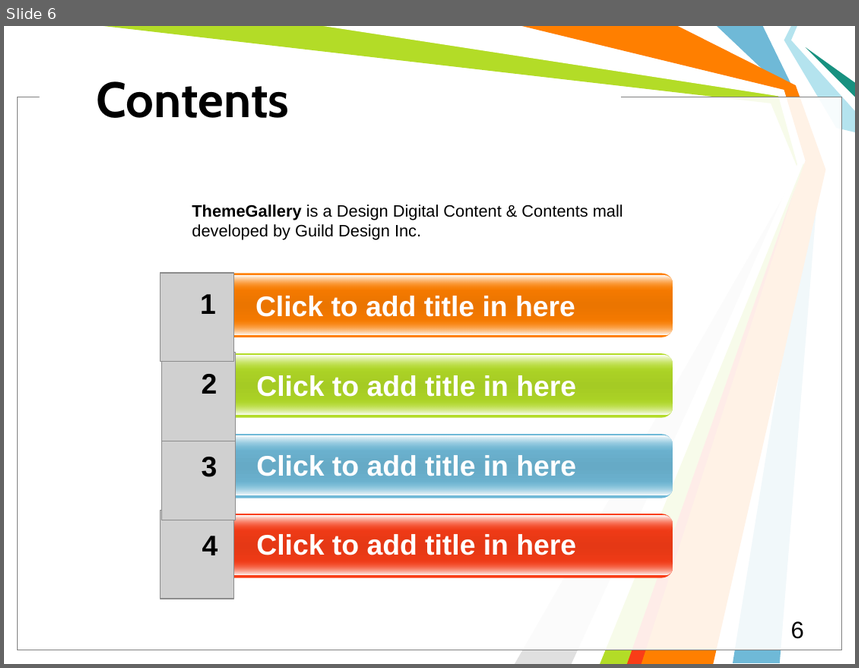
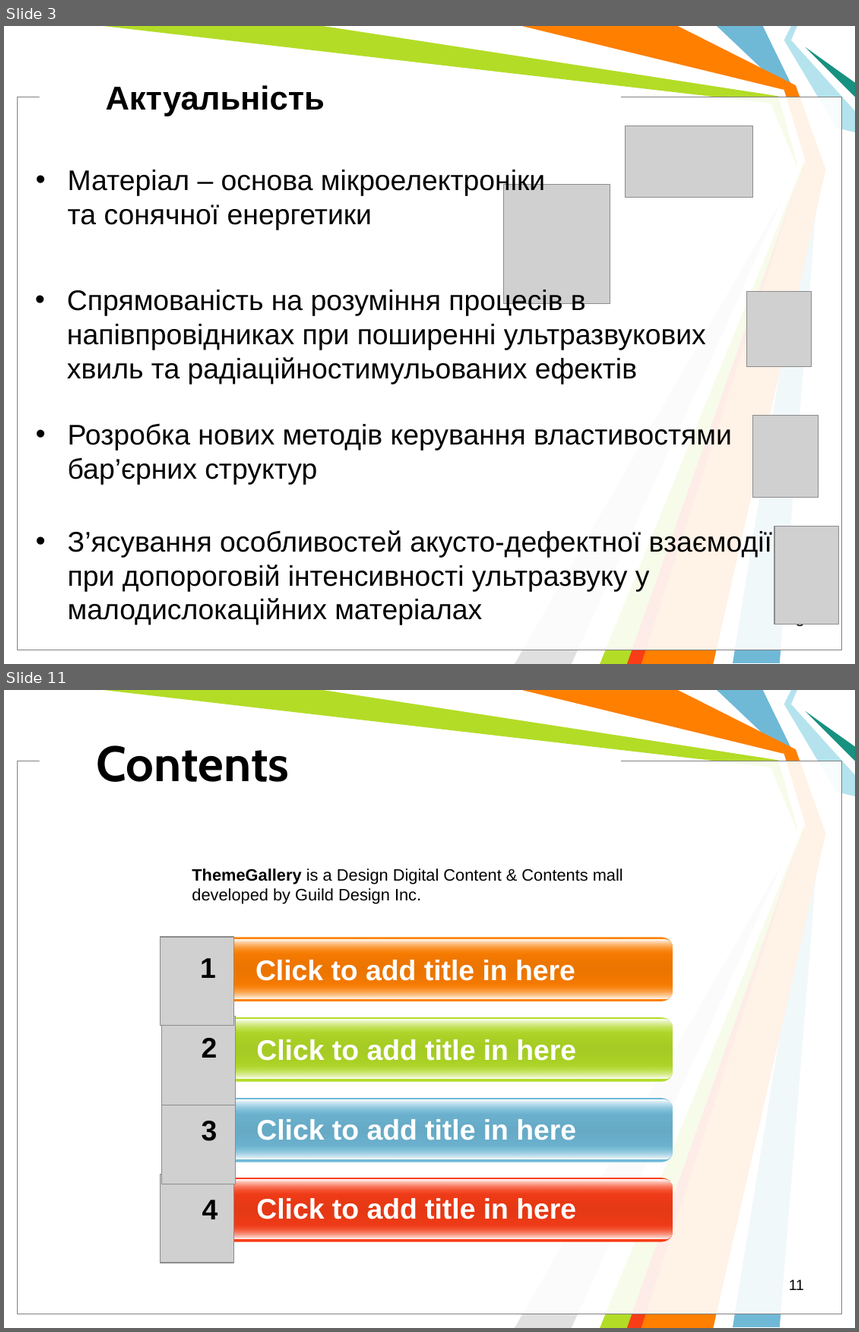
Before and after one commit to l432/Disser, a slide deck: Help/Dopovid/Olikh.ppt. Shown one above the other, each under a label of ours: slide 6 before the commit, slides 3 and 11 after it; the slides between them are not shown. The pictures are 859x668 and 859x1332 pixels, drawn with LibreOffice and Linux fonts; fonts in the diff are those of the drawing; grey boxes stand for pictures; background and template pictures are left out. Boxes give left, top, right and bottom in pixels: in the first picture for what was removed or moved away, otherwise in the second. Text is boxed around its words. In the diff, an @@ line names an element or a change of style, - is before the commit and + after.

```diff
--- a/Help/Dopovid/Olikh.ppt
+++ b/Help/Dopovid/Olikh.ppt
@@ slide 3 added at box(4, 26, 855, 664), background #FFFFFF; not listed: 11 template elements that a slide beside it also shows @@
@@ text added at box(106, 85, 325, 116), 28 pt, text #000000, bold @@
+Актуальність
@@ picture added at box(626, 126, 754, 198) @@
@@ text added at box(68, 170, 545, 230), 24 pt, text #000000 @@
+• Матеріал – основа мікроелектроніки та сонячної енергетики
@@ picture added at box(503, 184, 610, 304) @@
@@ text added at box(67, 288, 706, 385), 24 pt, text #000000 @@
+• Спрямованість на розуміння процесів в напівпровідниках при поширенні ультразвукових хвиль та радіаційностимульованих ефектів
@@ picture added at box(747, 291, 811, 367) @@
@@ text added at box(68, 423, 732, 484), 24 pt, text #000000 @@
+• Розробка нових методів керування властивостями бар’єрних структур
@@ picture added at box(753, 416, 819, 497) @@
@@ picture added at box(775, 527, 839, 624) @@
@@ text added at box(68, 531, 772, 626), 24 pt, text #000000 @@
+• З’ясування особливостей акусто-дефектної взаємодії при допороговій інтенсивності ультразвуку у малодислокаційних матеріалах
@@ page number added at box(796, 624, 804, 630), 12.5 pt, text #000000 @@
+3
@@ what was slide 6 is now slide 11 @@
@@ page number at box(789, 1280, 804, 1290): text changed; size 20 to 12.5 pt @@
-6
+11
```
Also in this commit, not shown: 11 slides changed, 6 other slides added, 2 slides removed, 9 other files.
